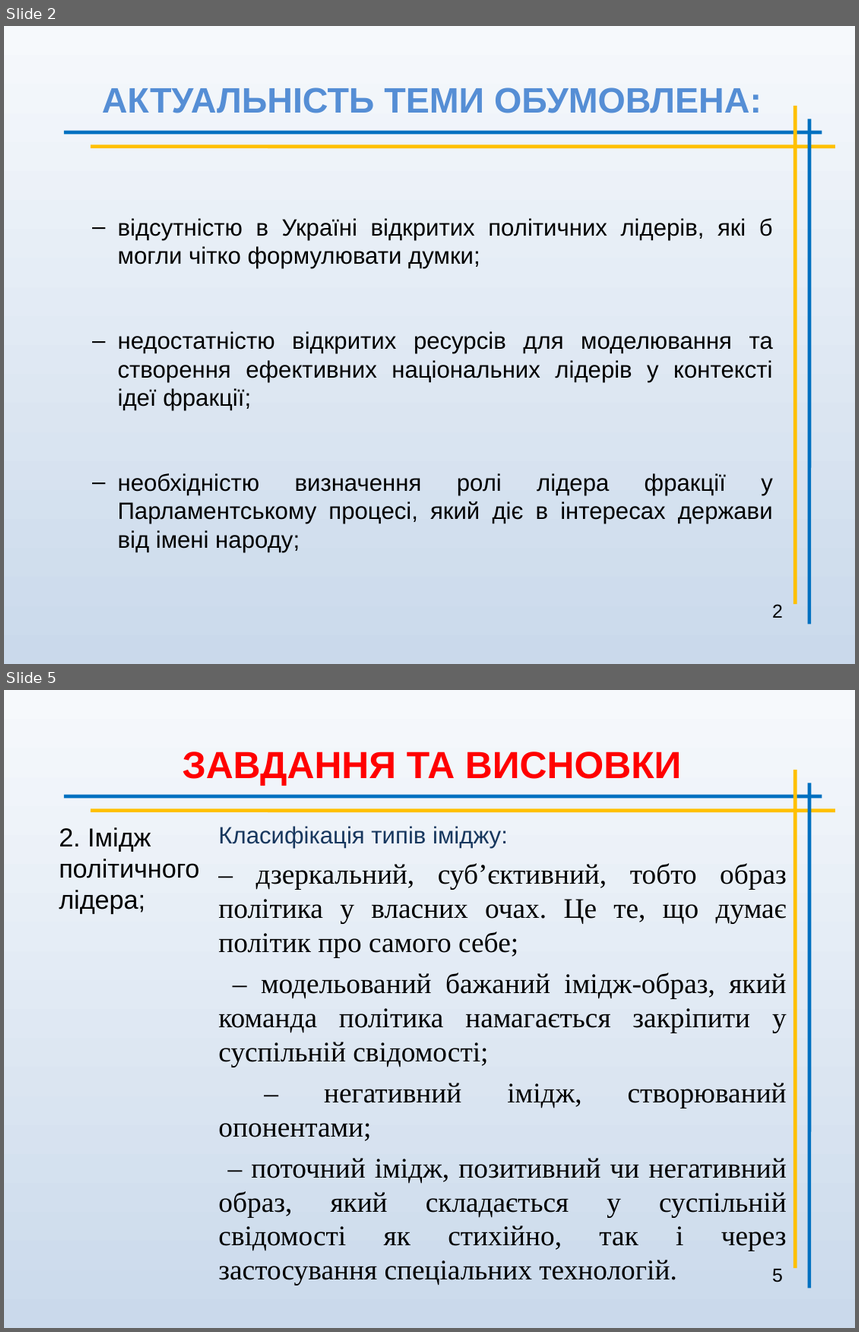
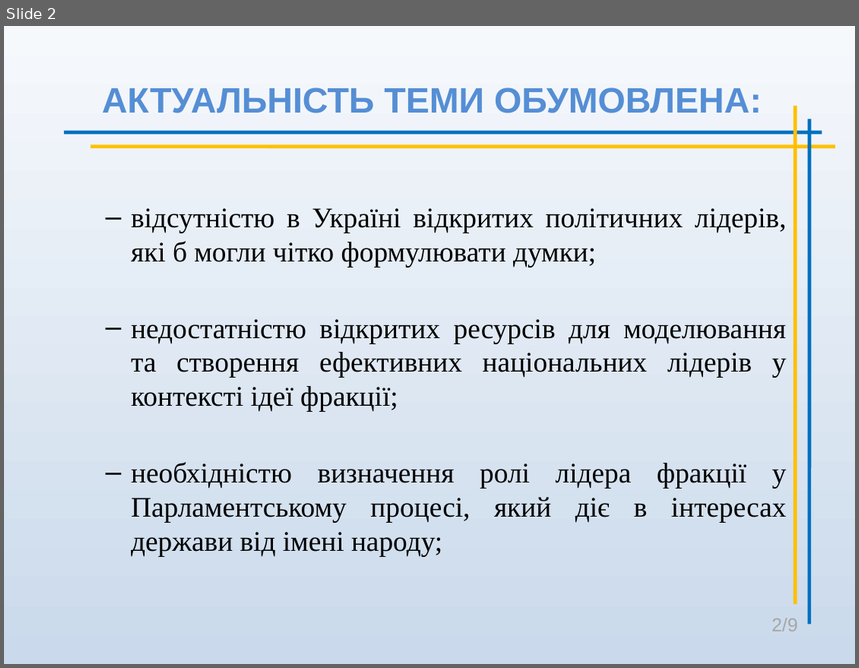
Before and after one commit to koliambrus/diploma, a slide deck: solomakhin.ppt. Shown one above the other, each under a label of ours: slides 2 and 5 before the commit, slide 2 after it; the slides between them are not shown. The pictures are 859x1332 and 859x668 pixels, drawn with LibreOffice and Linux fonts; fonts in the diff are those of the drawing. Boxes give left, top, right and bottom in pixels: in the first picture for what was removed or moved away, otherwise in the second. Text is boxed around its words. In the diff, an @@ line names an element or a change of style, - is before the commit and + after.

```diff
--- a/solomakhin.ppt
+++ b/solomakhin.ppt
@@ slide 5 removed at (4, 690, 855, 1328), background gradient #F6F9FC to #CAD9EB @@
@@ title removed at (183, 752, 681, 786) @@
-ЗАВДАННЯ ТА ВИСНОВКИ
@@ line removed from (796, 1269) to (796, 770) @@
@@ line removed from (63, 796) to (822, 796) @@
@@ line removed from (810, 1288) to (810, 783) @@
@@ line removed from (91, 811) to (835, 811) @@
@@ subtitle removed at (218, 826, 787, 1285) @@
-Класифікація типів іміджу:
-– дзеркальний, суб’єктивний, тобто образ політика у власних очах. Це те, що думає політик про самого себе;
-– модельований бажаний імідж-образ, який команда політика намагається закріпити у суспільній свідомості;
-– негативний імідж, створюваний опонентами;
-– поточний імідж, позитивний чи негативний образ, який складається у суспільній свідомості як стихійно, так і через застосування спеціальних технологій.
@@ text removed at (59, 828, 199, 913) @@
-2. Імідж політичного лідера;
@@ page number removed at (772, 1269, 783, 1283) @@
-5
@@ slide 2 changed as well @@
@@ subtitle "відсутністю в Україні відкритих політичних ...": place and size @@
-subtitle "відсутністю в Україні відкритих політичних ..." at (118, 218, 773, 553)
+subtitle "відсутністю в Україні відкритих політичних ..." at (131, 208, 787, 556)
@@ subtitle "відсутністю в Україні відкритих політичних ..." at (131, 208, 787, 556): size 20 to 24 pt, font Arial to Times New Roman @@
@@ text at (772, 618, 797, 632): text changed; text colour #000000 to #A6A6A6 @@
-2
+2/9
```
Also in this commit, not shown: 5 other slides changed, 3 slides added, 2 other slides removed, 2 other files.
